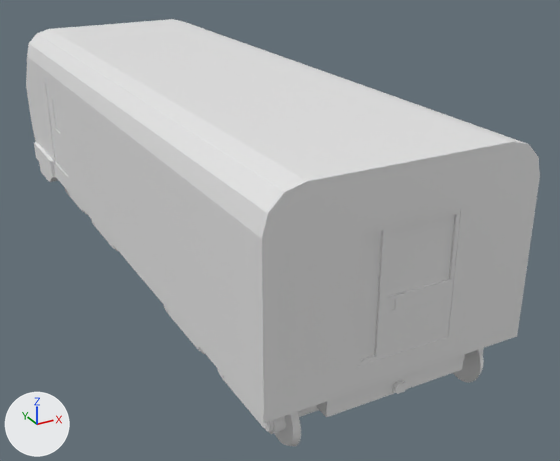
Before and after pictures for a commit that changed the Blender file Blenders/Base_Head_Boned.blend.
The view is the same before and after, from a 50 mm lens placed at (-14.9, -34.7, 15.8), pointed at (2.6, -2.8, -0.1). Arrows for +X, +Y and +Z are at lower left; the lights stay in place.

The first picture shows '车厢底座一体', '车头'.
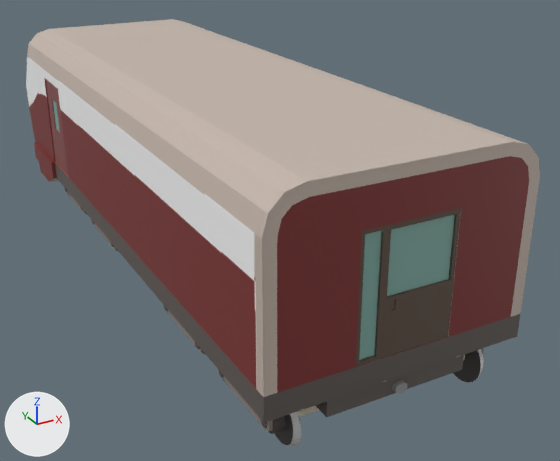
Boxes (x1, y1, x2, y2) around the edits, measured in the pictures (560 x 461 px; the box of a moved part takes in the faces that stretch with it):
'车厢底座一体', recoloured
    both: (54, 162, 520, 446)
part 1 of me_车头, moved or reshaped
    both: (26, 57, 49, 181)
part 2 of me_车头, surface changed
    both: (46, 79, 461, 366)
part 3 of me_车头, recoloured
    both: (41, 27, 540, 397)
part 4 of me_车头, recoloured (white to grey)
    both: (27, 19, 203, 182)

What changed in the scene script:
```text
Add img_车底材质_png:
    img_车底材质_png = load_image('车底材质.png', '车底材质.png', 1024, 1024, 'sRGB')
Add img_火车头:
    img_火车头 = load_image('火车头', '火车头材质.png', 1024, 1024, 'sRGB')
Add mat_车底:
    mat_车底 = principled_material('车底')
    mat_车底.texture = img_车底材质_png
Add mat_火车头:
    mat_火车头 = principled_material('火车头')
    mat_火车头.texture = img_火车头
Change me_车头:
    where me_车头.from_pydata(...)  # 460 vertices, 381 faces; spans x -5.7..5.5, y -16.5..17.0, z -2.0..7.0
    used by ob_车头; location = (0.0, 0.0, 1.1)
    me_车头 part 1
    me_车头.vertices[210].co: (-5.5, 14.2, 3.6) -> (-5.5, 14.2, 2.6)  # pixel (30, 87) -> pixel (33, 103)
    me_车头 part 2: 248 kept faces spanning x -5.7..5.5, y -16.5..17.0, z -2.0..6.7 get new texture (UV) coordinates
    me_车头 part 3: 78 faces spanning x -5.5..5.5, y -16.5..10.5, z -1.0..7.0 switch from mat_train_001 to mat_火车头 (picture img_火车头)
    me_车头 part 4: 303 faces spanning x -5.7..5.5, y -16.5..17.0, z -2.0..7.0 switch from no material to mat_火车头 (picture img_火车头)
Change me_底座:
    where me_底座.from_pydata(...)  # 4440 vertices, 2475 faces; spans x -5.5..5.5, y -15.5..15.8, z -2.7..0.5
    add me_底座.materials.append(mat_车底)  # picture img_车底材质_png
```
